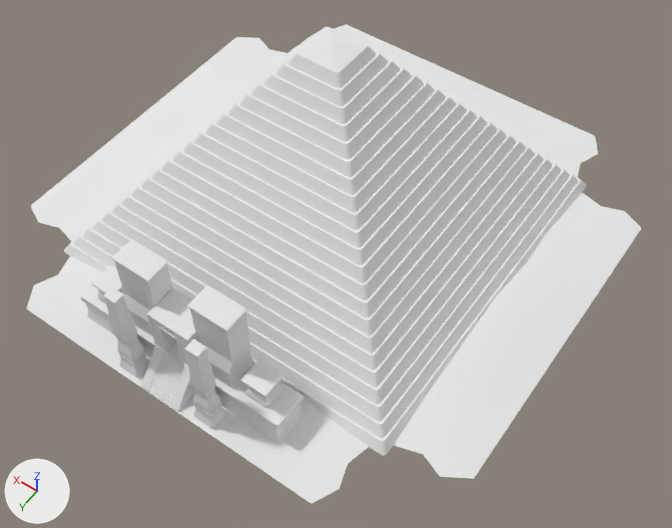
What one commit did to the OBJ model resources/pyramids.obj.
One viewpoint serves both versions: a 50 mm camera at (-10.44, 14.44, 20.56) aimed at (-1.58, 2.05, 1.08). Arrows for +X, +Y and +Z are at lower left; the lights stay in place. Where no turn or scale is listed for an object, it has been applied to the vertices.

Names of what the first picture shows: 'pyramids'.
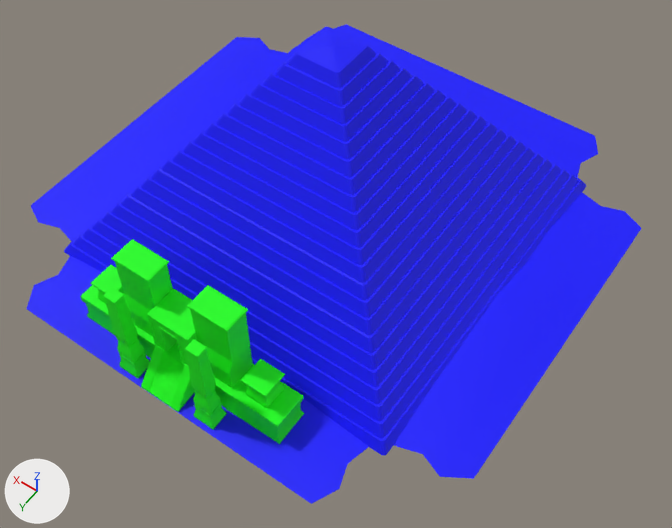
What differs and where, as boxes (x1, y1, x2, y2) in the pictures (672 x 528 px):
part 1 of me_pyramids, recoloured (white to green): (80, 239, 304, 444) in both
part 2 of me_pyramids, recoloured (white to blue): (27, 25, 642, 504) in both

What the commit changed:
Material 'Material3' (mat_material3) is new.
Its base color is (0.0, 0.0, 0.99) (blue #0000fe).
Its roughness is 0.69.
Material 'Material2' (mat_material2) is new.
Its base color is (0.0, 0.99, 0.0) (green #00fe00).
Its roughness is 0.69.
me_pyramids has 1484 vertices, 1369 faces and spans x -7.5..7.48, y -7.51..7.46, z -0.01..6.24.
me_pyramids is used by ob_pyramids; location (0.0, 0.0, 0.0).
me_pyramids part 1: all 539 faces that had it switch from mat_lambert4sg (white #e7e7e7) to mat_material2 (green #00fe00).
me_pyramids part 2: all 830 faces that had it switch from mat_lambert3sg (white #e7e7e7) to mat_material3 (blue #0000fe).
